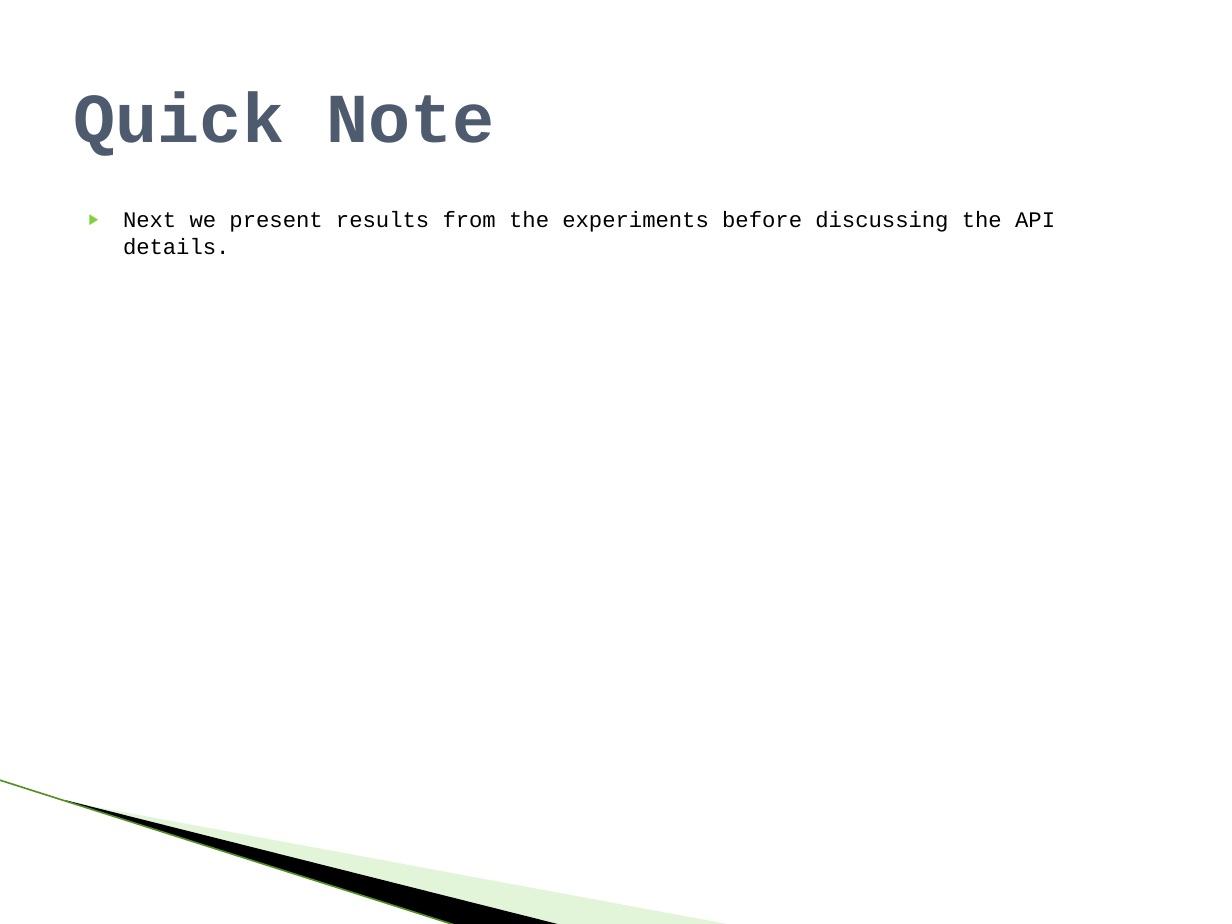
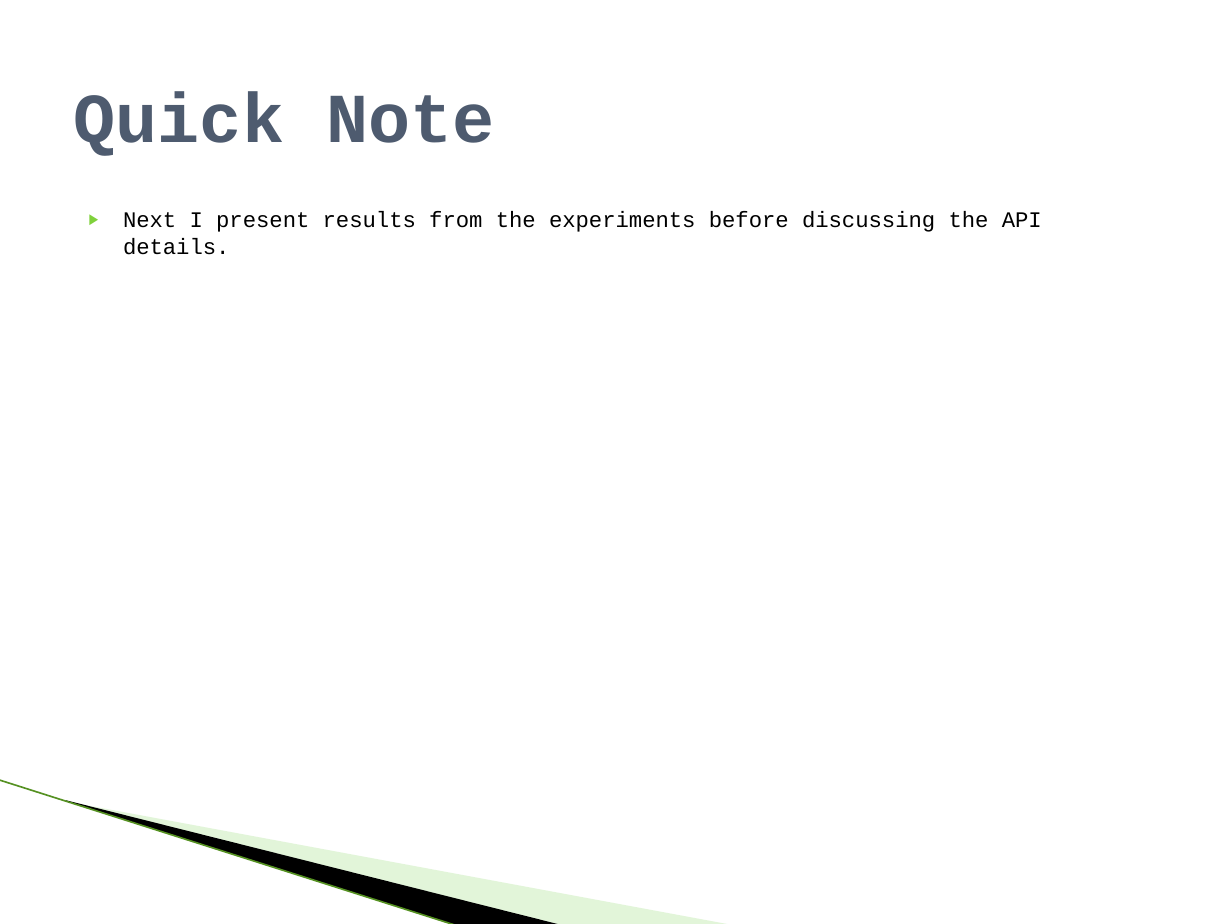
Before and after one commit to raodj/muse, a slide deck: slide 9 of Thesis/MUSE_Defense_presentation.pptx (slide 8 before the commit). Drawn at 1232x924 pixels with LibreOffice and Linux fonts; fonts in the diff are those of the drawing; background and template pictures are left out. Boxes give left, top, right and bottom in pixels: in the first picture for what was removed or moved away, otherwise in the second. Text is boxed around its words. In the diff, an @@ line names an element or a change of style, - is before the commit and + after.

Commit message:
Presentation is complete and typos fixed

```diff
--- a/Thesis/MUSE_Defense_presentation.pptx
+++ b/Thesis/MUSE_Defense_presentation.pptx
@@ text at bbox=[123, 211, 1042, 255]: text changed @@
-▶ Next we present results from the experiments before discussing the API details.
+▶ Next I present results from the experiments before discussing the API details.
```
Also in this commit, not shown: 19 other slides changed, 2 slides added.
